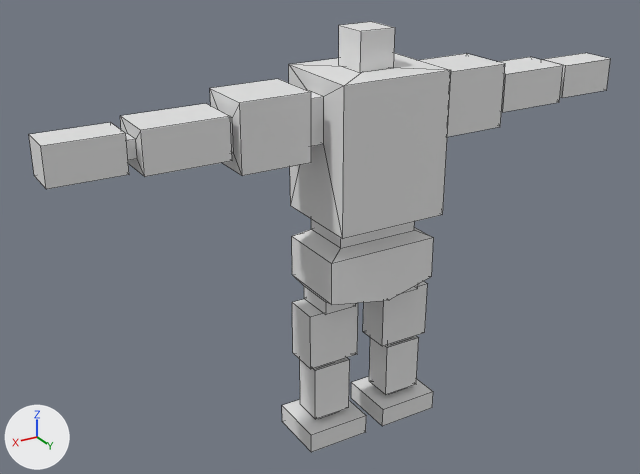
Before and after pictures for a commit that changed the FBX model DX11MyEngine/Resource/Model/Vehicle/Durga/Durga.fbx.
The view is the same before and after, from a 50 mm lens placed at (46.0, 68.3, 56.5), pointed at (5.5, 0.8, 22.7). The lights are fixed; the arrows at lower left show +X, +Y and +Z. The first picture is the older version. Mesh edges are drawn as thin lines. Materials are left out; every surface is plain grey. Where no turn or scale is listed for an object, it has been applied to the vertices.
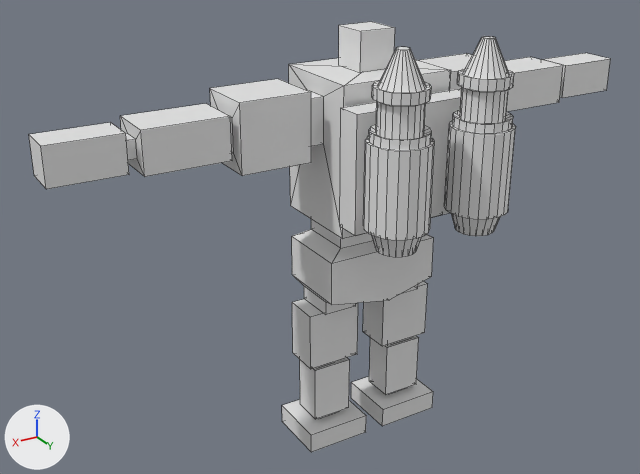
Location of each change, [x1, y1, x2, y2] in pixels of the pictures (640 x 474 px):
part 1 of me_立方体_001, added
    after: [444, 36, 516, 236]
part 2 of me_立方体_001, added
    after: [363, 47, 435, 257]
part 3 of me_立方体_001, added
    after: [340, 89, 462, 236]

What changed in the scene script:
```text
Change me_立方体_001:
    used by ob_mesh; location = (0.0, 0.0, 0.0)
    remove me_立方体_001.from_pydata(...)  # 230 vertices, 199 faces; spans x -30.8..30.8, y -5.0..5.4, z 0.0..42.2
    add me_立方体_001.from_pydata(...)  # 790 vertices, 719 faces; spans x -30.8..30.8, y -5.0..14.5, z 0.0..42.6
    me_立方体_001 part 1: a new loose piece of 272 vertices spanning x -7.2..-1.5, y 7.2..14.5, z 25.4..42.6
    me_立方体_001 part 2: a new loose piece of 272 vertices spanning x 1.5..7.2, y 7.2..14.5, z 25.4..42.6
    me_立方体_001 part 3: a new loose piece of 16 vertices spanning x -6.5..6.5, y 5.1..8.5, z 25.9..36.8
```
